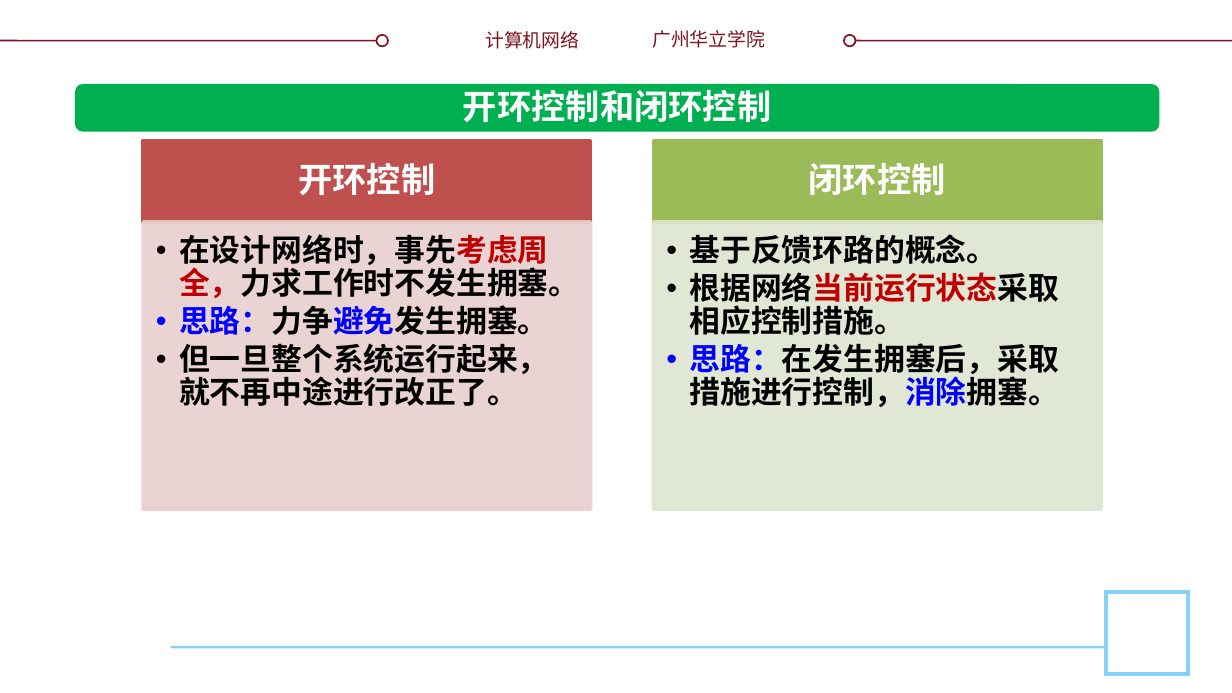
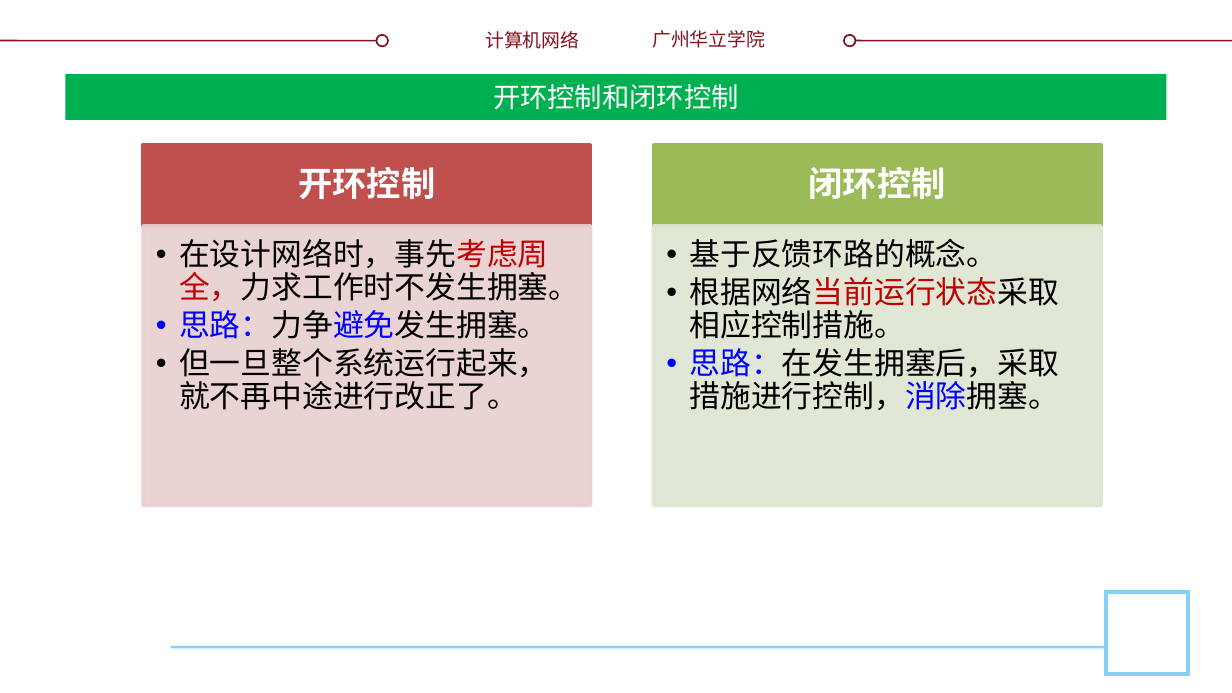
Before and after one commit to glplaman/glplaman.github.io, a slide deck: slide 140 of network/ppt/chap5.pptx. Drawn at 1232x693 pixels with LibreOffice and Linux fonts; fonts in the diff are those of the drawing; background and template pictures are left out. Boxes give left, top, right and bottom in pixels: in the first picture for what was removed or moved away, otherwise in the second. Text is boxed around its words. In the diff, an @@ line names an element or a change of style, - is before the commit and + after.

```diff
--- a/network/ppt/chap5.pptx
+++ b/network/ppt/chap5.pptx
@@ title "开环控制和闭环控制": place and size @@
-title "开环控制和闭环控制" at (463, 90, 772, 122)
+title "开环控制和闭环控制" at (65, 74, 1167, 120)
@@ title "开环控制和闭环控制" at (65, 74, 1167, 120): size 20 to 16 pt, font Noto Sans CJK SC to Montserrat, bold off; vertical alignment top to middle; fill none to #00B050 @@
@@ rounded rectangle removed at (75, 84, 1159, 132) @@
@@ text "开环控制" at (298, 167, 435, 199): font Noto Sans CJK SC to Montserrat @@
@@ rectangle: place and size @@
-rectangle at (143, 140, 590, 222)
+rectangle at (143, 144, 590, 225)
@@ text "闭环控制" at (809, 167, 946, 199): font Noto Sans CJK SC to Montserrat @@
@@ rectangle: place and size @@
-rectangle at (653, 140, 1100, 222)
+rectangle at (653, 144, 1100, 225)
@@ text "在设计网络时，事先考虑周全，力求工作时不发生拥塞。" at (179, 239, 579, 410): font Noto Sans CJK SC to Montserrat, bold off @@
@@ rectangle: place and size @@
-rectangle at (143, 222, 590, 509)
+rectangle at (143, 225, 590, 505)
@@ text "基于反馈环路的概念。" at (689, 239, 1059, 410): font Noto Sans CJK SC to Montserrat, bold off @@
@@ rectangle: place and size @@
-rectangle at (653, 222, 1100, 509)
+rectangle at (653, 225, 1100, 505)
```
Also in this commit, not shown: 71 other slides changed, 3 slides added, 15 other files.
